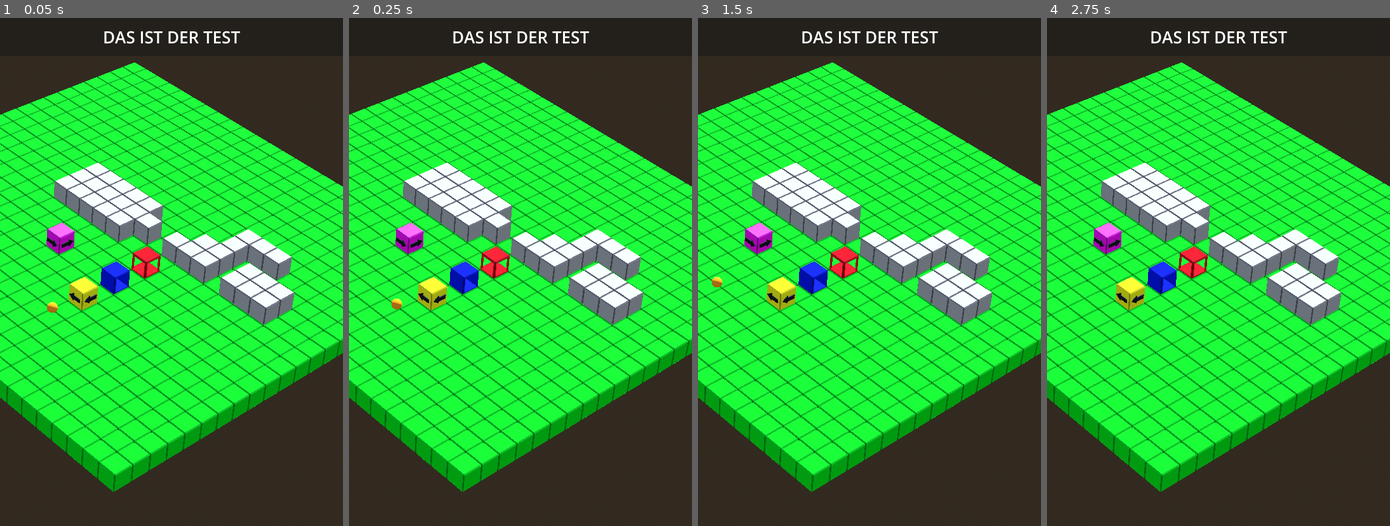
Above: before the commit, frames 1-4 (left to right).
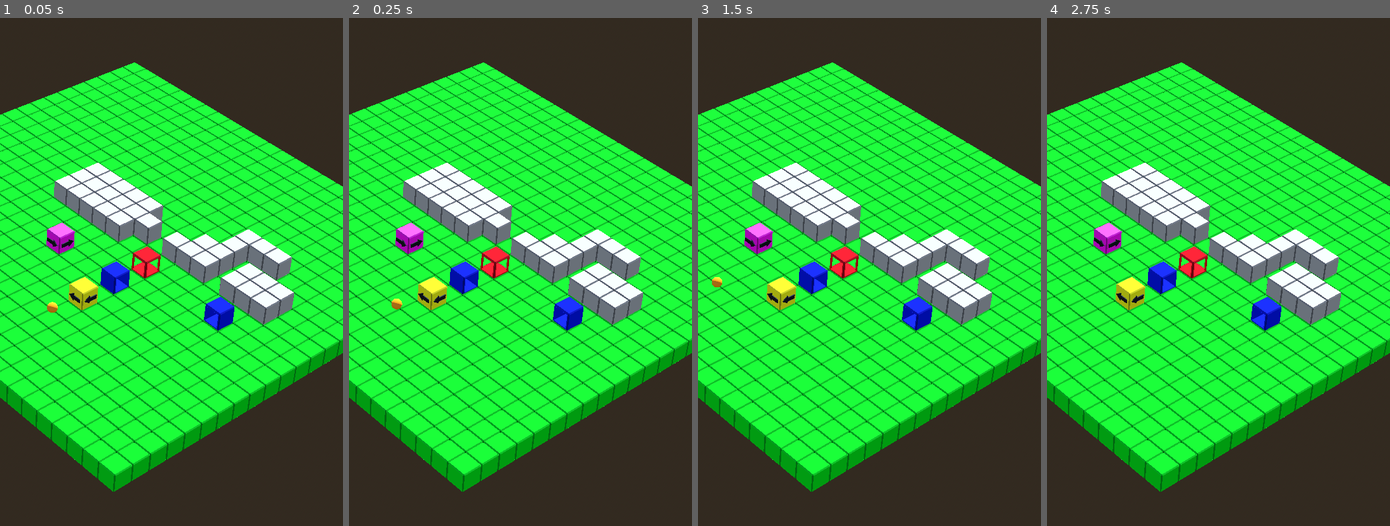
Above: after the commit, the same moments.

Repository: blindcuser/gamenine
Game: Godot game, scene res://level_01.tscn
Same seed, same stepped clock (60 frames per second), same inputs: the game is played once before the commit and once after it.
Inputs (mouse positions are in pixels of both pictures, inside the frame that each line leads up to):
- Up to frame 1 (0.05 s): no input
- Up to frame 2 (0.25 s): no input
- Up to frame 3 (1.5 s): tap Enter at 0.5 s; move the mouse to (944, 246) at 0.52 s; click (944, 246) at 0.67 s; drag from (800, 297) to (852, 373) at 1.27 s
- Up to frame 4 (2.75 s): move the mouse to (1252, 160) at 2.02 s; click (1252, 160) at 2.17 s

The runs differ from the first frame. In frame 1, 0.8% of the frame differs, in the area x 30-70%, y 2-62%; in frame 2, 0.8%; in frame 3, 0.8%; in frame 4, 0.8%.

Commit message:
Flame spawn in the right direction

Diff:
--- a/components/spawner_component.gd
+++ b/components/spawner_component.gd
@@ -12,12 +12,19 @@
 func spawn(global_spawn_position: Vector3 = global_position, parent: Node = get_tree().current_scene) -> Node:
 	assert(scene is PackedScene, "Error: The scene export was never set on this spawner component.")
 	# Instance the scene
-	var instance: Node = scene.instantiate()
+	var instance: Node3D = scene.instantiate()
 	# Add it as a child of the parent
 	parent.add_child(instance)
 	# Update the global position of the instance.
 	# (This must be done after adding it as a child)
 	instance.global_position = global_spawn_position
+	print(self.global_rotation)
+	if(instance.has_method("set_direction") && instance.has_method("get_direction")):
+		var current_direction:Vector3 = instance.get_direction()
+		var new_rotation:float = self.global_rotation.y
+		var new_direction:Vector3 = current_direction.rotated(Vector3.UP, new_rotation)
+		instance.set_direction(new_direction)
+
 	# Return the instance in case we want to perform any other operations
 	# on it after instancing it.
 	return instance
--- a/elements/flame/flame.gd
+++ b/elements/flame/flame.gd
@@ -10,3 +10,9 @@
 	self.velocity = direction * SPEED * delta
 
 	move_and_slide()
+
+func set_direction(_direction:Vector3) -> void:
+	self.direction = _direction
+
+func get_direction() -> Vector3:
+	return self.direction
--- a/elements/flame/flame.tscn
+++ b/elements/flame/flame.tscn
@@ -8,6 +8,8 @@
 [sub_resource type="SphereShape3D" id="SphereShape3D_42p0e"]
 
 [node name="Flame" type="CharacterBody3D"]
+collision_layer = 4
+collision_mask = 4
 script = ExtResource("1_rmh6x")
 
 [node name="MeshInstance3D" type="MeshInstance3D" parent="."]
--- a/level_01.tscn
+++ b/level_01.tscn
@@ -35,6 +35,7 @@
 size = 9.176
 
 [node name="UserInterfaceTest" parent="Camera3D" instance=ExtResource("1_r5j2c")]
+visible = false
 
 [node name="DirectionalLight3D" type="DirectionalLight3D" parent="."]
 transform = Transform3D(0.612372, -0.5, 0.612373, -0.707107, -3.09086e-08, 0.707107, -0.353553, -0.866025, -0.353553, 10, 6, -5)
@@ -73,3 +74,6 @@
 
 [node name="Flame" parent="." instance=ExtResource("6_5qfti")]
 transform = Transform3D(1, 0, 0, 0, 1, 0, 0, 0, 1, -11.6153, 0, 0)
+
+[node name="StartBlock" parent="." instance=ExtResource("5_bcmjd")]
+transform = Transform3D(0.020419, 0, 0.999792, 0, 1, 0, -0.999792, 0, 0.020419, 0, 0, 9.91516)
--- a/project.godot
+++ b/project.godot
@@ -33,6 +33,10 @@
 
 moveable=""
 
+[layer_names]
+
+3d_physics/layer_3="Flame"
+
 [physics]
 
 3d/default_gravity=20.0
Not shown: 12 places in Resources/simple-blocks.tres that only renumber resources
